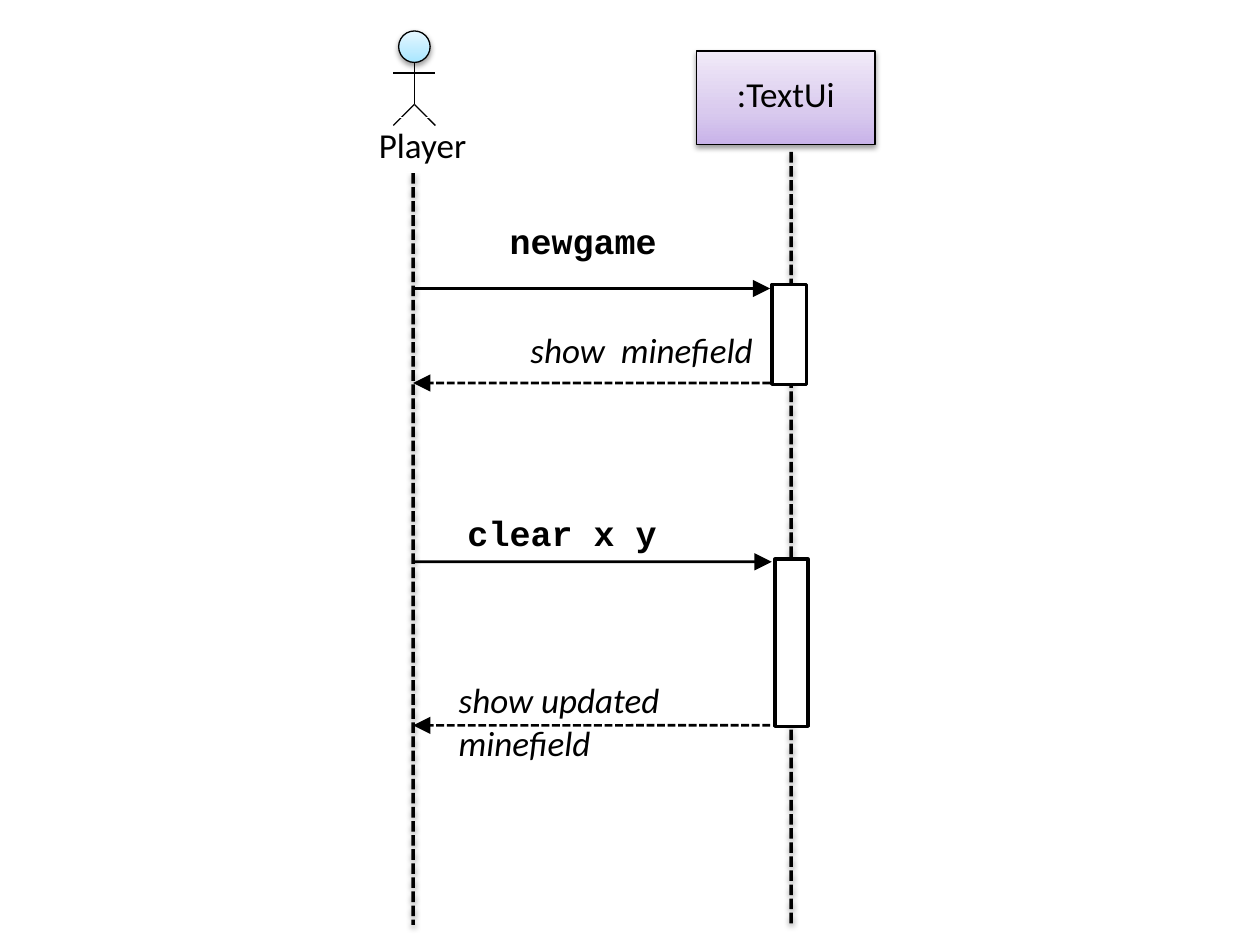
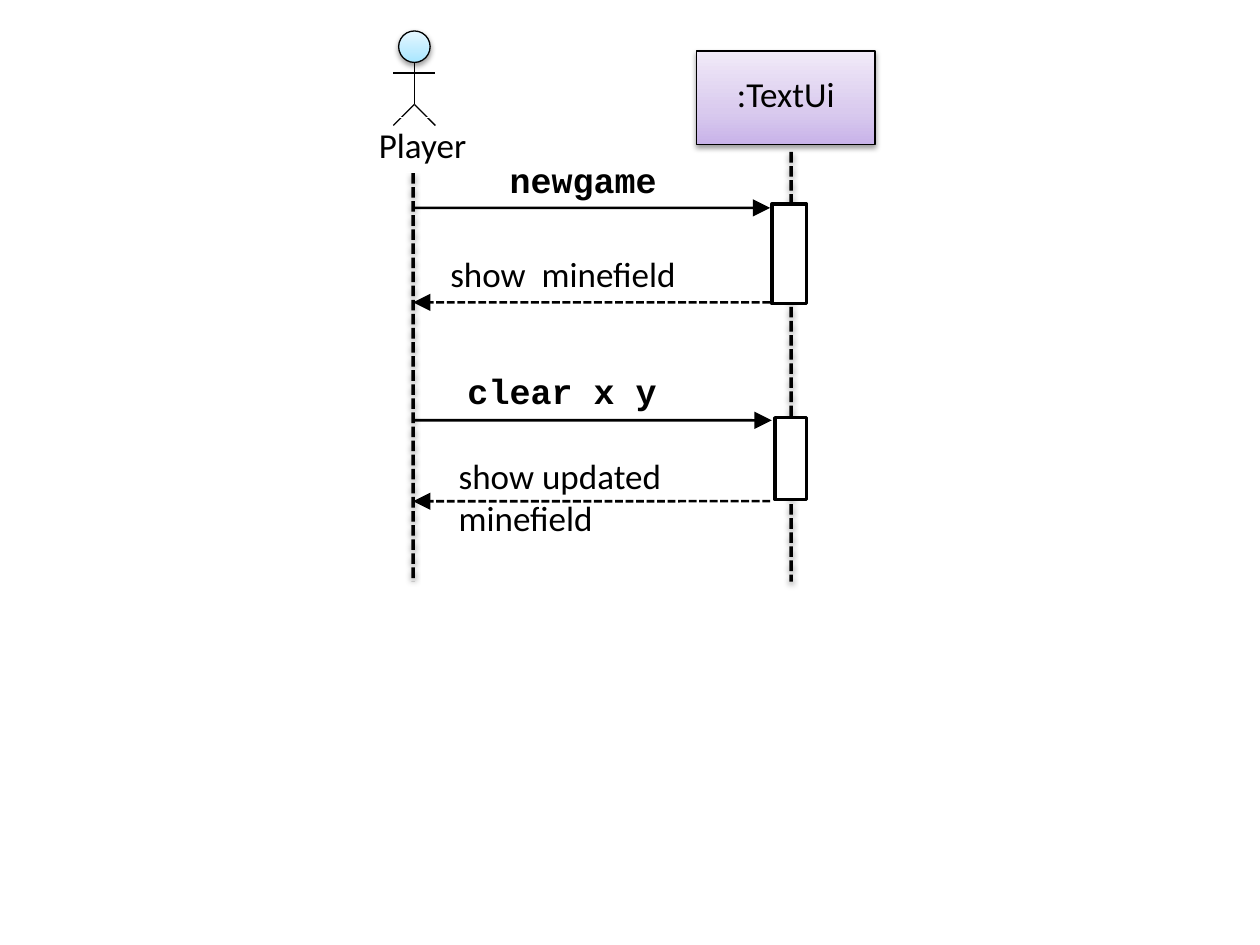
Before and after one commit to se-edu/se-book, a slide deck: slide 1 of diagrams/uml/sequenceDiagrams/basicNotation/playerText.pptx. Drawn at 1260x945 pixels with LibreOffice and Linux fonts; fonts in the diff are those of the drawing. Boxes give left, top, right and bottom in pixels: in the first picture for what was removed or moved away, otherwise in the second. Text is boxed around its words. In the diff, an @@ line names an element or a change of style, - is before the commit and + after.

```diff
--- a/diagrams/uml/sequenceDiagrams/basicNotation/playerText.pptx
+++ b/diagrams/uml/sequenceDiagrams/basicNotation/playerText.pptx
@@ line moved from (413, 173) - (413, 925) to (413, 173) - (413, 582) @@
@@ text "newgame": place and size @@
-text "newgame" at [510,235,657,262]
+text "newgame" at [510,174,657,201]
@@ line moved from (791, 152) - (791, 925) to (791, 152) - (791, 582) @@
@@ 2 arrows, 1 rectangle: place and size @@
-2 arrows, 1 rectangle at [413,285,806,384]
+2 arrows, 1 rectangle at [413,204,806,304]
@@ text "show minefield": place and size @@
-text "show minefield" at [530,338,753,367]
+text "show minefield" at [450,262,676,288]
@@ text "show minefield" at [450,262,676,288]: italic off @@
@@ text "clear x y": place and size @@
-text "clear x y" at [467,521,657,554]
+text "clear x y" at [467,379,657,412]
@@ rectangle: place and size @@
-rectangle at [775,559,808,727]
+rectangle at [775,418,806,500]
@@ arrow moved from (415, 562) - (772, 562) to (415, 421) - (772, 421) @@
@@ text "show updated minefield" at [459,464,661,532]: italic off @@
@@ text "show updated minefield": place and size @@
-text "show updated minefield" at [459,688,659,760]
+text "show updated minefield" at [459,464,661,532]
@@ arrow moved from (770, 726) - (413, 726) to (770, 501) - (413, 501) @@
```
Also in this commit, not shown: 24 other files.
